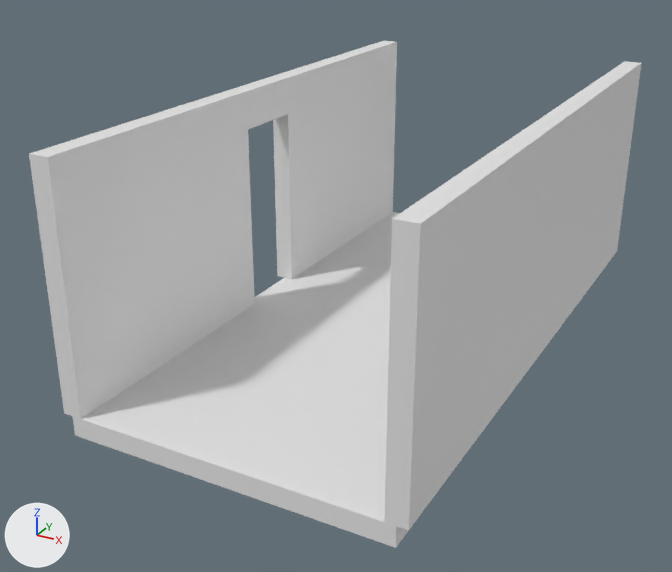
The FBX model mansion_corridor_doorless.fbx, before and after one commit.
One viewpoint serves both versions: a 50 mm camera at (1.23, -2.61, 1.44) aimed at (-0.12, -0.17, 0.22). The axes (+X, +Y, +Z) are drawn at lower left. The lights are the same throughout. Where no turn or scale is listed for an object, it has been applied to the vertices.

The older version as bpy lines, for what is in view:
```python
me_floor = bpy.data.meshes.new('floor')
me_floor.from_pydata(...)  # a box spanning x -50.0..50.0, y 0.0..6.0, z -100.0..100.0
me_gate = bpy.data.meshes.new('gate')
me_gate.from_pydata(...)  # 20 vertices, 18 faces; spans x -0.03..0.03, y -1.0..1.0, z -0.31..0.44
me_wall_1 = bpy.data.meshes.new('wall_1')
me_wall_1.from_pydata(...)  # a box spanning x -0.03..0.03, y -1.0..1.0, z 0.0..0.75
ob_floor = bpy.data.objects.new('floor', me_floor)
ob_floor.location = (0.0, 0.0, 0.0)
ob_floor.rotation_euler = (1.571, 0.0, 0.0)  # degrees (90, 0, 0)
ob_floor.scale = (0.01, 0.01, 0.01)
ob_gate = bpy.data.objects.new('gate', me_gate)
ob_gate.location = (-0.5, 0.0, 0.375)
ob_wall_1 = bpy.data.objects.new('wall_1', me_wall_1)
ob_wall_1.location = (0.5, 0.0, 0.062)
```
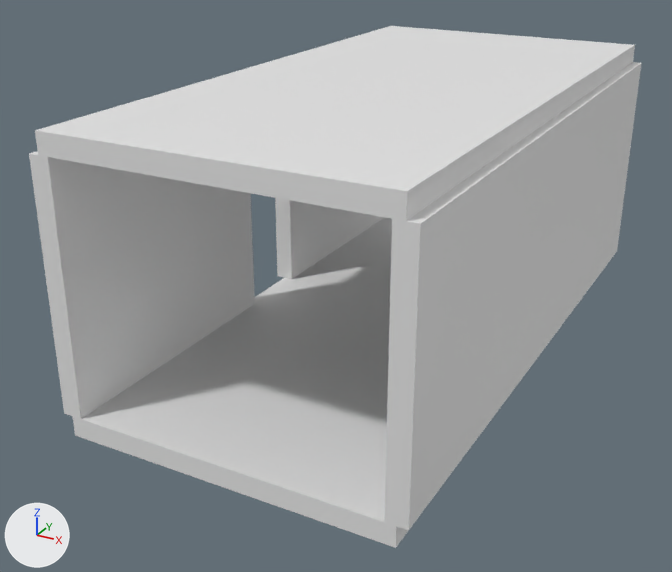
Pixel boxes (x1, y1, x2, y2) of what changed, in the pictures (672 x 572 px):
'ceiling', added
    after: (35, 26, 635, 221)
'floor', no longer drawn
    before: (73, 212, 607, 548)
'floor_1', added
    after: (73, 217, 607, 548)

The edits, one by one:
Mesh me_floor_1 is new.
It is a box spanning x -0.5..0.5, y -1.0..1.0, z 0.0..0.06.
Object 'floor' (ob_floor) now shows nothing instead of me_floor.
Object 'floor_1' (ob_floor_1) is new; it shows me_floor_1.
Its location is (0.0, 0.0, 0.0).
Object 'ceiling' (ob_ceiling) is new; it shows a copy of me_floor_1.
Its location is (0.0, 0.0, 0.812).
